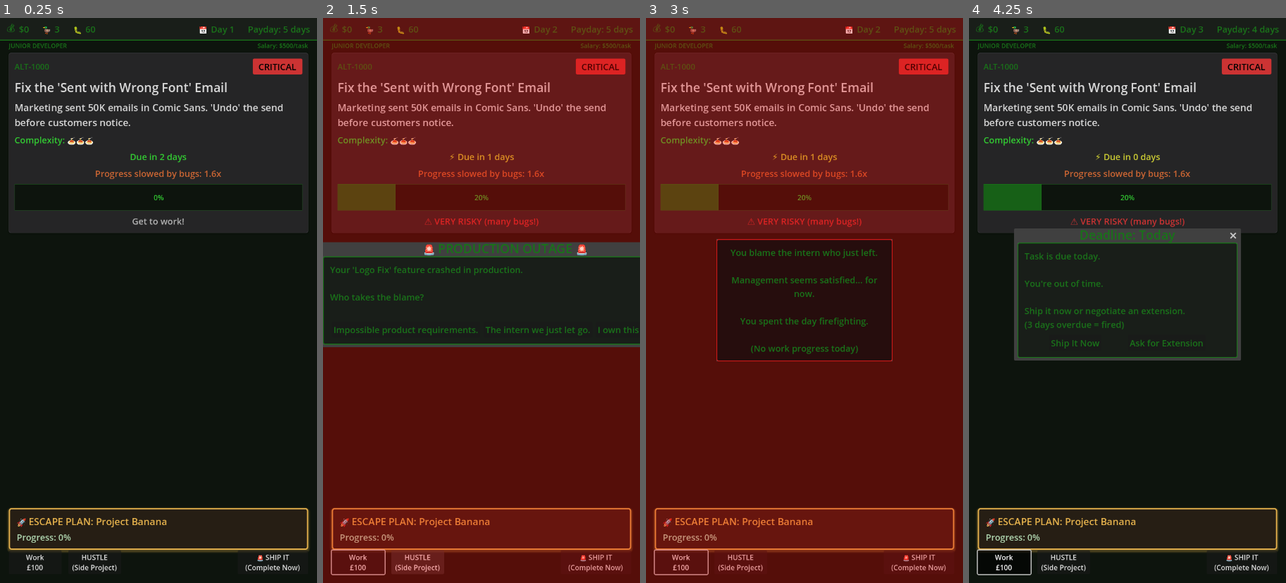
Above: before the commit, frames 1-4 (left to right).
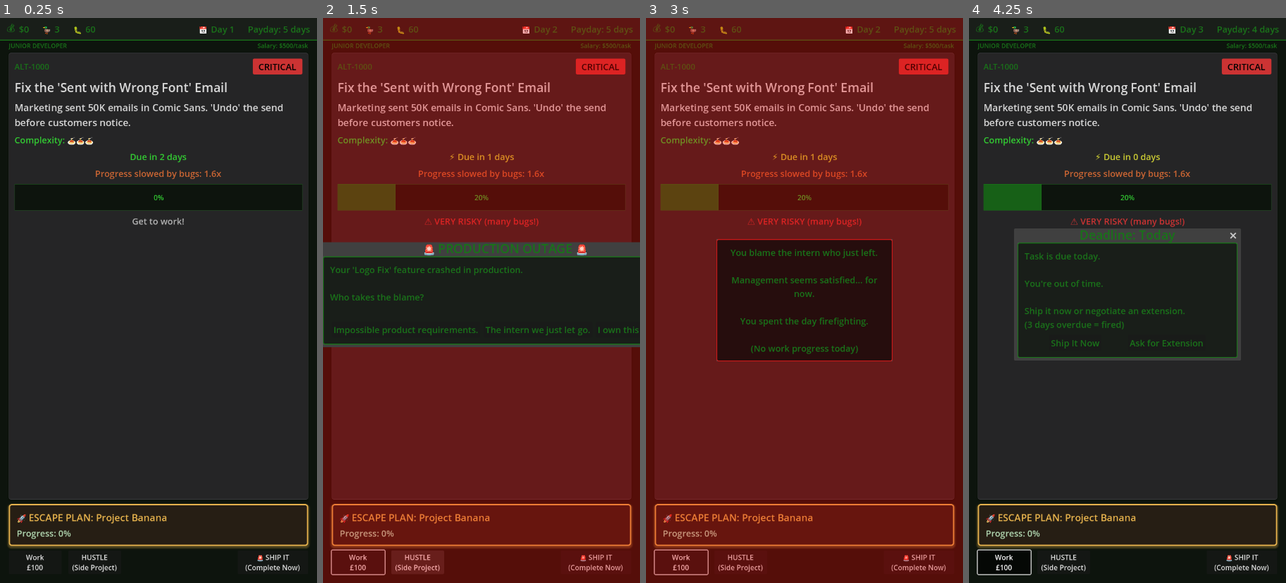
Above: after the commit, the same moments.

Repository: lmchoi/alt-f-this
Game: Godot game, scene res://scenes/game_ui.tscn
Two runs of this game, one before a commit and one after it. Both use one fixed random seed, a clock stepped at 60 frames per second and the inputs below.
Inputs:
- Up to frame 1 (0.25 s): no input
- Up to frame 2 (1.5 s): click "Work £100" at 0.5 s; click "HUSTLE (Side Project)" at 1.25 s
- Up to frame 3 (3 s): click "🚨 SHIP IT (Complete Now)" at 2 s; click "The intern we just let go." at 2.75 s
- Up to frame 4 (4.25 s): click "Work £100" at 3.5 s

The runs differ from the first frame. In frame 1, 47% of the frame differs, in the area x 2-98%, y 37-95%; in frame 2, 2.1%; in frame 3, 2.1%; in frame 4, 31%.

Commit message:
Refactor layout: move buttons into VBoxContainer
Major layout restructure to fix spacing issues:

Before (broken):
- VBoxContainer had offset_bottom: -70px (reserved for buttons)
- ActionButtons absolutely positioned at bottom
- Spacer expanded infinitely, pushing escape plan down
- Panels couldn't use full screen height

After (fixed):
- VBoxContainer uses full screen (no bottom offset)
- ActionButtons moved inside VBoxContainer at bottom
- TaskPanelMargin has size_flags_vertical = 3 (expands)
- Spacer removed entirely
- Escape plan sits naturally above buttons

Result: Proper flow layout, full screen usage, no overlaps.

🤖 Generated with [Claude Code](https://claude.com/claude-code)

Co-Authored-By: Claude <noreply@anthropic.com>

Diff:
--- a/scenes/game_ui.tscn
+++ b/scenes/game_ui.tscn
@@ -28,7 +28,6 @@
 anchors_preset = 15
 anchor_right = 1.0
 anchor_bottom = 1.0
-offset_bottom = -70.0
 grow_horizontal = 2
 grow_vertical = 2
 theme_override_constants/separation = 0
@@ -41,44 +40,38 @@
 
 [node name="TaskPanelMargin" type="MarginContainer" parent="VBoxContainer"]
 layout_mode = 2
+size_flags_vertical = 3
 theme_override_constants/margin_left = 20
 theme_override_constants/margin_top = 4
 theme_override_constants/margin_right = 20
+theme_override_constants/margin_bottom = 10
 
 [node name="TaskPanel" parent="VBoxContainer/TaskPanelMargin" instance=ExtResource("3_taskpanel")]
 layout_mode = 2
 
-[node name="Spacer" type="Control" parent="VBoxContainer"]
-custom_minimum_size = Vector2(0, 20)
+[node name="SideProjectMargin" type="MarginContainer" parent="VBoxContainer"]
 layout_mode = 2
-size_flags_vertical = 3
-size_flags_stretch_ratio = 0.5
+theme_override_constants/margin_left = 20
+theme_override_constants/margin_top = 0
+theme_override_constants/margin_right = 20
+theme_override_constants/margin_bottom = 0
 
-[node name="SideProjectMargin" type="MarginContainer" parent="VBoxContainer"]
+[node name="SideProjectPanel" parent="VBoxContainer/SideProjectMargin" instance=ExtResource("4_sideproject")]
+layout_mode = 2
+
+[node name="ActionButtonsMargin" type="MarginContainer" parent="VBoxContainer"]
 layout_mode = 2
 theme_override_constants/margin_left = 20
 theme_override_constants/margin_top = 10
 theme_override_constants/margin_right = 20
-theme_override_constants/margin_bottom = 5
+theme_override_constants/margin_bottom = 20
 
-[node name="SideProjectPanel" parent="VBoxContainer/SideProjectMargin" instance=ExtResource("4_sideproject")]
+[node name="ActionButtons" type="HBoxContainer" parent="VBoxContainer/ActionButtonsMargin"]
 layout_mode = 2
-
-[node name="ActionButtons" type="HBoxContainer" parent="."]
-anchors_preset = 12
-anchor_top = 1.0
-anchor_right = 1.0
-anchor_bottom = 1.0
-offset_left = 20.0
-offset_top = -60.0
-offset_right = -20.0
-offset_bottom = -20.0
-grow_horizontal = 2
-grow_vertical = 0
 theme_override_constants/separation = 15
 alignment = 0
 
-[node name="WorkButton" type="Button" parent="ActionButtons"]
+[node name="WorkButton" type="Button" parent="VBoxContainer/ActionButtonsMargin/ActionButtons"]
 unique_name_in_owner = true
 custom_minimum_size = Vector2(120, 40)
 layout_mode = 2
@@ -87,7 +80,7 @@
 script = ExtResource("2_rns2u")
 metadata/_custom_type_script = "uid://o4uecgfegpr2"
 
-[node name="SlackButton" type="Button" parent="ActionButtons"]
+[node name="SlackButton" type="Button" parent="VBoxContainer/ActionButtonsMargin/ActionButtons"]
 unique_name_in_owner = true
 custom_minimum_size = Vector2(120, 40)
 layout_mode = 2
@@ -96,11 +89,11 @@
 script = ExtResource("2_rns2u")
 metadata/_custom_type_script = "uid://o4uecgfegpr2"
 
-[node name="Spacer" type="Control" parent="ActionButtons"]
+[node name="Spacer" type="Control" parent="VBoxContainer/ActionButtonsMargin/ActionButtons"]
 layout_mode = 2
 size_flags_horizontal = 3
 
-[node name="ShipItButton" type="Button" parent="ActionButtons"]
+[node name="ShipItButton" type="Button" parent="VBoxContainer/ActionButtonsMargin/ActionButtons"]
 unique_name_in_owner = true
 custom_minimum_size = Vector2(160, 40)
 layout_mode = 2
